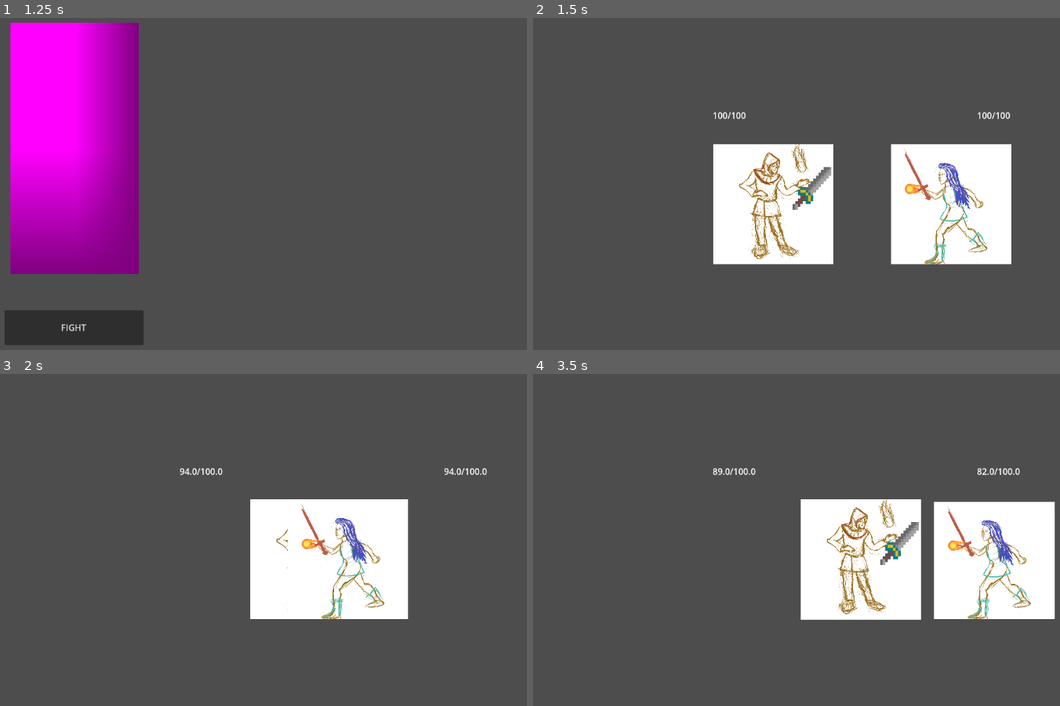
Above: before the commit, frames 1-4 (two rows, left to right).
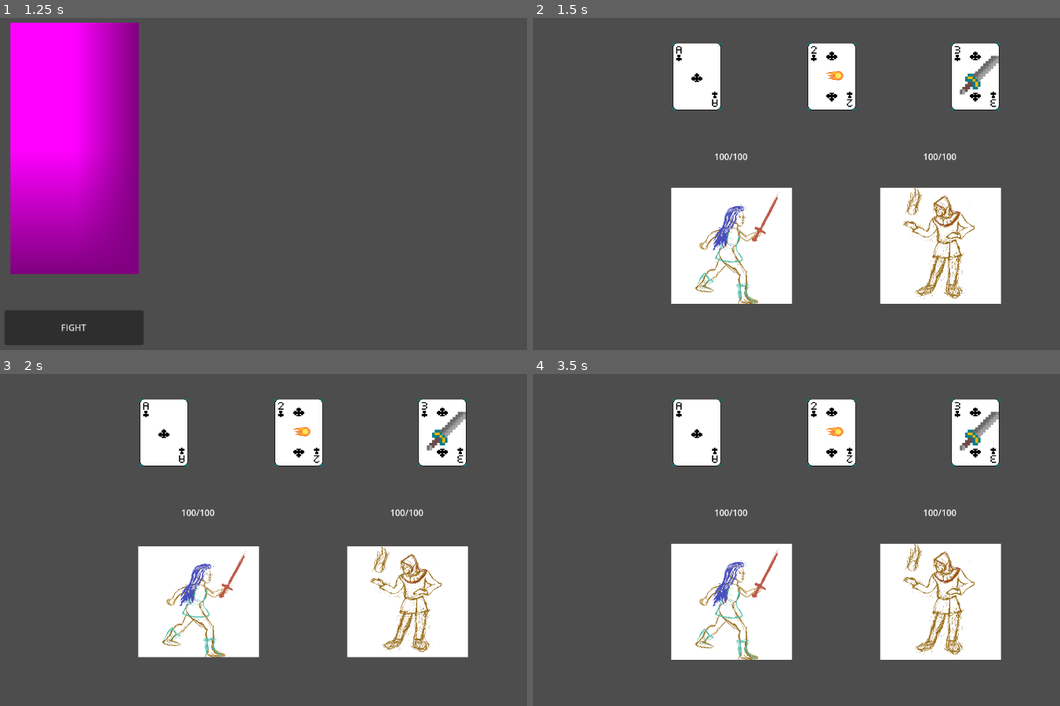
Above: after the commit, the same moments.

Repository: cncptpr/balance-your-character
Game: Godot game, scene res://game.tscn
The game is run twice, just before and just after one commit, with the same random seed, the same clock (stepped at 60 frames per second) and the same inputs.
Inputs (mouse positions are in pixels of both pictures, inside the frame that each line leads up to):
- Up to frame 1 (1.25 s): click "START BALANCE" at 0.5 s
- Up to frame 2 (1.5 s): click "FIGHT" at 1.25 s
- Up to frame 3 (2 s): no input
- Up to frame 4 (3.5 s): move the mouse to (975, 520) at 2.02 s; press the mouse at (975, 520) at 2.03 s; move the mouse to (712, 556) at 2.77 s; release the mouse at (712, 556) at 2.78 s; click (712, 556) at 2.85 s

Frame 1 is identical in both runs. In frame 2, 25% of the frame differs, in the area x 26-91%, y 7-87%; in frame 3, 27%; in frame 4, 31%, in the area x 26-100%, y 7-87%.

Commit message:
Added the equipment scene with dragable cards

Diff:
--- a/balance_screen.gd
+++ b/balance_screen.gd
@@ -8,6 +8,6 @@
 
 
 func _on_button_pressed_fight() -> void:
-	get_tree().change_scene_to_file("res://figth_scene.tscn")
+	get_tree().change_scene_to_file("res://equipment/equipment_selection_scene.tscn")
 	print("pressed fight button")
 	pass
--- /dev/null
+++ b/cards/card.gd
@@ -0,0 +1,71 @@
+@tool
+class_name Card extends Node2D
+
+@export var equipment_scene: PackedScene:
+	set(value):
+		equipment_scene = value
+		did_equipment_scene_change = true
+
+var equipment: Node = null
+var did_equipment_scene_change := true
+
+# For drag & drop
+var is_draggable = false
+var is_inside_dropable = false
+var dropable
+var drag_offset: Vector2
+var inital_position: Vector2
+
+func _ready() -> void:
+	set_process(true)
+	inital_position = global_position
+
+func _exit_tree() -> void:
+	if equipment != null: equipment.queue_free()
+
+func _process(delta: float) -> void:
+	if did_equipment_scene_change:
+		print("Updating equipment. is_editor_hint: ", Engine.is_editor_hint())
+		update_equipment()
+
+func set_pos_index(value: int):
+	$Sprite2D.frame = value
+
+func update_equipment() -> void:
+	if equipment and is_instance_valid(equipment):
+		print("Freeing old equipment")
+		equipment.queue_free()
+		equipment = null
+
+	if equipment_scene:
+		print("Instantiating new equipment")
+		equipment = equipment_scene.instantiate()
+		add_child(equipment)
+
+		if Engine.is_editor_hint():
+			equipment.owner = get_tree().edited_scene_root
+	else:
+		print("No equipment_scene assigned")
+
+	did_equipment_scene_change = false
+
+func _on_area_2d_mouse_entered() -> void:
+	if DragingController.is_dragging: return
+	DragingController.dragable = self
+	scale = Vector2(1.05, 1.05)
+
+func _on_area_2d_mouse_exited() -> void:
+	scale = Vector2(1, 1)
+	if DragingController.dragable != self: return
+	DragingController.dragable = null
+
+func _on_area_2d_body_entered(body: Node2D) -> void:
+	if !body.is_in_group("dropable"): return
+	is_inside_dropable = true
+	body.scale = Vector2(1.05, 1.05)
+	dropable = body
+
+func _on_area_2d_body_exited(body: Node2D) -> void:
+	if !body.is_in_group("dropable"): return
+	is_inside_dropable = false
+	body.scale = Vector2(1, 1)
--- /dev/null
+++ b/cards/card.tscn
@@ -0,0 +1,26 @@
+[gd_scene load_steps=4 format=3 uid="uid://qooyspnlm20q"]
+
+[ext_resource type="Script" uid="uid://dutjptnw2b6ob" path="res://cards/card.gd" id="1_nwofj"]
+[ext_resource type="Texture2D" uid="uid://fee7fff67pao" path="res://assets/concept-art/Clubs-88x124.png" id="2_4k7q8"]
+
+[sub_resource type="RectangleShape2D" id="RectangleShape2D_4k7q8"]
+size = Vector2(96, 128)
+
+[node name="Card" type="Node2D" groups=["dropable"]]
+script = ExtResource("1_nwofj")
+
+[node name="Area2D" type="Area2D" parent="."]
+
+[node name="CollisionShape2D" type="CollisionShape2D" parent="Area2D"]
+shape = SubResource("RectangleShape2D_4k7q8")
+
+[node name="Sprite2D" type="Sprite2D" parent="."]
+texture = ExtResource("2_4k7q8")
+hframes = 5
+vframes = 3
+region_rect = Rect2(0, 0, 88, 124)
+
+[connection signal="body_entered" from="Area2D" to="." method="_on_area_2d_body_entered"]
+[connection signal="body_exited" from="Area2D" to="." method="_on_area_2d_body_exited"]
+[connection signal="mouse_entered" from="Area2D" to="." method="_on_area_2d_mouse_entered"]
+[connection signal="mouse_exited" from="Area2D" to="." method="_on_area_2d_mouse_exited"]
--- /dev/null
+++ b/equipment/draging_controller.gd
@@ -0,0 +1,32 @@
+extends Node2D
+
+var dragable: Node2D = null:
+	set(value):
+		if is_dragging: return
+		stop_dragging(dragable)
+		dragable = value
+
+var is_dragging = false
+var drag_offset: Vector2
+
+func _process(delta: float) -> void:
+	if Input.is_action_just_pressed("click"):
+		print("Just clicked")
+		is_dragging = true
+		if dragable != null:
+			drag_offset = get_global_mouse_position() - dragable.global_position
+
+	if Input.is_action_pressed("click") and dragable != null:
+		dragable.global_position = get_global_mouse_position() - drag_offset
+
+	if Input.is_action_just_released("click"):
+		is_dragging = false
+		dragable = null
+
+func stop_dragging(dragable: Node2D):
+	if dragable == null: return
+	var tween = get_tree().create_tween()
+	if dragable.is_inside_dropable:
+		tween.tween_property(dragable, "global_position", dragable.dropable.global_position, 0.2).set_ease(Tween.EASE_OUT)
+	else:
+		tween.tween_property(dragable, "global_position", dragable.inital_position, 0.2).set_ease(Tween.EASE_OUT)
--- /dev/null
+++ b/equipment/equipment_dropable.tscn
@@ -0,0 +1,10 @@
+[gd_scene load_steps=2 format=3 uid="uid://duw3n735ajun4"]
+
+[sub_resource type="RectangleShape2D" id="RectangleShape2D_gcc0y"]
+size = Vector2(128, 256)
+
+[node name="PlayerPos1" type="StaticBody2D" groups=["dropable"]]
+
+[node name="CollisionShape2D" type="CollisionShape2D" parent="."]
+position = Vector2(0, -128)
+shape = SubResource("RectangleShape2D_gcc0y")
--- /dev/null
+++ b/equipment/equipment_selection_scene.gd
@@ -0,0 +1,42 @@
+extends Node2D
+
+const CARD_COUNT = 3
+var equipment_on_cards: Array[PackedScene] = []
+
+func pick_different(input: Array[PackedScene], count: int) -> Array[PackedScene]:
+	assert(input.size() >= count)
+
+	var out: Array[PackedScene] = []
+	while true:
+		var pick = EquipmentRegisty.all.pick_random()
+		if (out.has(pick)): continue
+		out.append(pick)
+		if out.size() == 3: break
+	return out
+
+func _ready() -> void:
+	var player1: Player = PlayerState.player1_scene.instantiate()
+	player1.equipmentSlots = PlayerState.player1_equiplment
+	$PlayerPos1.add_child(player1)
+
+	var player2: Player = PlayerState.player2_scene.instantiate()
+	player2.equipmentSlots = PlayerState.player2_equiplment
+	player2.flip()
+	$PlayerPos2.add_child(player2)
+
+	equipment_on_cards = pick_different(EquipmentRegisty.all, CARD_COUNT)
+
+	var card1: Card = load("res://cards/card.tscn").instantiate()
+	card1.equipment_scene = equipment_on_cards[0]
+	card1.set_pos_index(0)
+	$CardPos1.add_child(card1)
+
+	var card2: Card = load("res://cards/card.tscn").instantiate()
+	card2.equipment_scene = equipment_on_cards[1]
+	card2.set_pos_index(1)
+	$CardPos2.add_child(card2)
+
+	var card3: Card = load("res://cards/card.tscn").instantiate()
+	card3.equipment_scene = equipment_on_cards[2]
+	card3.set_pos_index(2)
+	$CardPos3.add_child(card3)
--- /dev/null
+++ b/equipment/equipment_selection_scene.tscn
@@ -0,0 +1,22 @@
+[gd_scene load_steps=3 format=3 uid="uid://7uy7m8sn157b"]
+
+[ext_resource type="Script" uid="uid://bmdkmdeicmoyy" path="res://equipment/equipment_selection_scene.gd" id="1_gcc0y"]
+[ext_resource type="PackedScene" uid="uid://duw3n735ajun4" path="res://equipment/equipment_dropable.tscn" id="2_5wtt2"]
+
+[node name="EquipmentSelectionScene" type="Node2D"]
+script = ExtResource("1_gcc0y")
+
+[node name="PlayerPos1" parent="." instance=ExtResource("2_5wtt2")]
+position = Vector2(384, 576)
+
+[node name="PlayerPos2" parent="." instance=ExtResource("2_5wtt2")]
+position = Vector2(768, 576)
+
+[node name="CardPos1" type="Node2D" parent="."]
+position = Vector2(320, 128)
+
+[node name="CardPos2" type="Node2D" parent="."]
+position = Vector2(568, 128)
+
+[node name="CardPos3" type="Node2D" parent="."]
+position = Vector2(832, 128)
--- /dev/null
+++ b/equipment/registy.gd
@@ -0,0 +1,25 @@
+extends Node2D
+
+const sword = "res://equipment/sword/sword.tscn"
+const bucket = "res://equipment/bucket/bucket.tscn"
+const plank = "res://equipment/plank/plank.tscn"
+const fireball = "res://equipment/fireball/fireball.tscn"
+
+var all: Array[PackedScene] = [
+	load(sword),
+	load(bucket),
+	load(plank),
+	load(fireball),
+]:
+	set(_new): assert(false)
+
+var weapons: Array[PackedScene] = [
+	load(sword),
+	load(fireball),
+]:
+	set(_new): assert(false)
+
+var armor: Array[PackedScene] = [
+	load(plank),
+]:
+	set(_new): assert(false)
--- a/figth_scene.tscn
+++ b/figth_scene.tscn
@@ -3,7 +3,7 @@
 [ext_resource type="Script" uid="uid://djee81mkeqvx0" path="res://scene.gd" id="1_nxogm"]
 [ext_resource type="PackedScene" uid="uid://cslx5egmkcksv" path="res://player/maskot/maskot.tscn" id="2_exjn7"]
 [ext_resource type="PackedScene" uid="uid://gvdf1sea6l68" path="res://equipment/sword/sword.tscn" id="3_pdg6h"]
-[ext_resource type="Script" uid="uid://ltgywyv7k6nf" path="res://equipment/EquipmentSlots.gd" id="4_3jlcx"]
+[ext_resource type="Script" uid="uid://ltgywyv7k6nf" path="res://equipment/equipment_slots.gd" id="4_3jlcx"]
 [ext_resource type="PackedScene" uid="uid://02iethx8s0lv" path="res://equipment/fireball/fireball.tscn" id="4_exjn7"]
 [ext_resource type="PackedScene" uid="uid://di1qy5nkg08ky" path="res://equipment/plank/plank.tscn" id="5_nhxt3"]
 [ext_resource type="PackedScene" uid="uid://bywaln2xtvyjy" path="res://player/warrior/warrior.tscn" id="6_dbvx1"]
@@ -27,6 +27,8 @@
 player2EquipmentSlots = SubResource("Resource_58egn")
 
 [node name="GameEnd" type="Control" parent="."]
+visible = false
+z_index = -10
 layout_mode = 3
 anchors_preset = 0
 offset_left = 555.0
--- a/player.gd
+++ b/player.gd
@@ -18,6 +18,8 @@
 func _ready() -> void:
 	animationTree.active = true
 	animationStateMachine.travel("Idle")
+
+	if equipmentSlots == null: return
 	for equipmentScene in equipmentSlots.list():
 		var equipment = equipmentScene.instantiate()
 		if equipment is not Equipment:
--- a/player.tscn
+++ b/player.tscn
@@ -3,7 +3,7 @@
 [ext_resource type="Script" uid="uid://j366t82utj4u" path="res://player.gd" id="1_rkbax"]
 [ext_resource type="Texture2D" uid="uid://c6klu6m2ctb" path="res://assets/man_stolen.png" id="2_g1dw6"]
 [ext_resource type="Script" uid="uid://dwlbo8pci7g2t" path="res://equipment/stats.gd" id="2_i3pqv"]
-[ext_resource type="Script" uid="uid://ltgywyv7k6nf" path="res://equipment/EquipmentSlots.gd" id="3_hqtel"]
+[ext_resource type="Script" uid="uid://ltgywyv7k6nf" path="res://equipment/equipment_slots.gd" id="3_hqtel"]
 
 [sub_resource type="Resource" id="Resource_hqtel"]
 script = ExtResource("2_i3pqv")
--- /dev/null
+++ b/player/player_state.gd
@@ -0,0 +1,7 @@
+extends Node2D
+
+var player1_scene: PackedScene = load("res://player/warrior/warrior.tscn")
+var player1_equiplment: EquipmentSlots
+
+var player2_scene: PackedScene = load("res://player/maskot/maskot.tscn")
+var player2_equiplment: EquipmentSlots
--- a/project.godot
+++ b/project.godot
@@ -15,9 +15,27 @@
 config/features=PackedStringArray("4.4", "GL Compatibility")
 config/icon="res://icon.svg"
 
+[autoload]
+
+PlayerState="*res://player/player_state.gd"
+EquipmentRegisty="*res://equipment/registy.gd"
+DragingController="*res://equipment/draging_controller.gd"
+
 [dotnet]
 
 project/assembly_name="balance-your-character"
+
+[global_group]
+
+dropable=""
+
+[input]
+
+click={
+"deadzone": 0.2,
+"events": [Object(InputEventMouseButton,"resource_local_to_scene":false,"resource_name":"","device":-1,"window_id":0,"alt_pressed":false,"shift_pressed":false,"ctrl_pressed":false,"meta_pressed":false,"button_mask":1,"position":Vector2(104, 16),"global_position":Vector2(111, 53),"factor":1.0,"button_index":1,"canceled":false,"pressed":true,"double_click":false,"script":null)
+]
+}
 
 [rendering]
 
Binary file added: assets/concept-art/Clubs-88x124.png
Not shown, added: assets/concept-art/Clubs-88x124.png.import
Not shown, added: cards/card.gd.uid
Not shown, added: equipment/draging_controller.gd.uid
Not shown, added: equipment/equipment_selection_scene.gd.uid
Renamed: equipment/EquipmentSlots.gd -> equipment/equipment_slots.gd
Renamed: equipment/EquipmentSlots.gd.uid -> equipment/equipment_slots.gd.uid
Not shown, added: equipment/registy.gd.uid
Not shown, added: player/player_state.gd.uid
